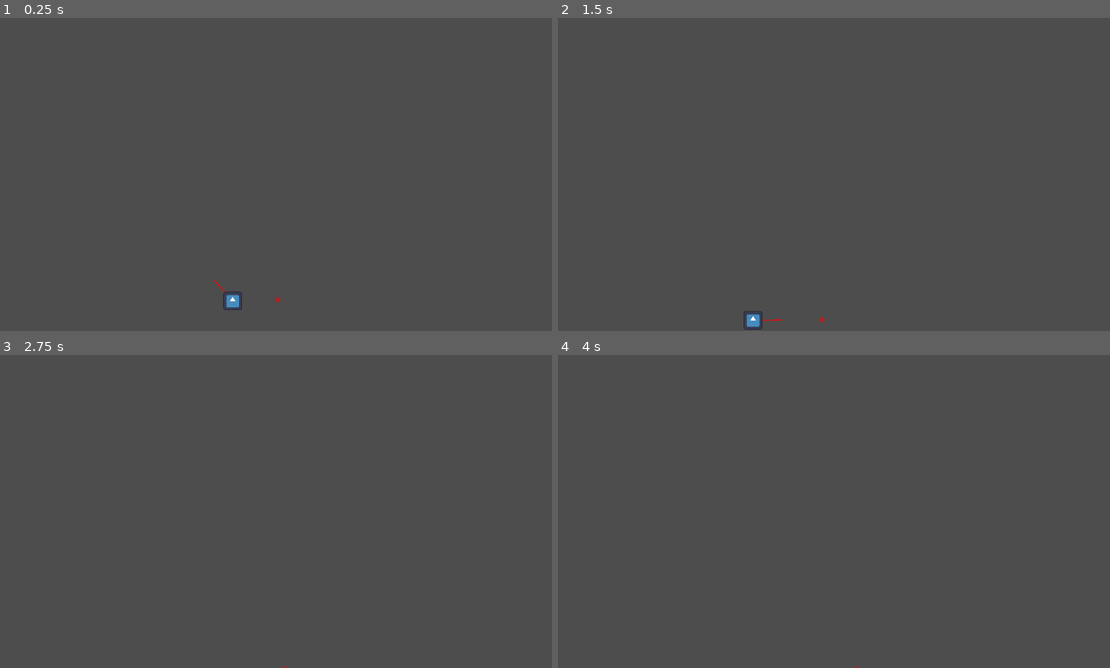
Above: before the commit, frames 1-4 (two rows, left to right).
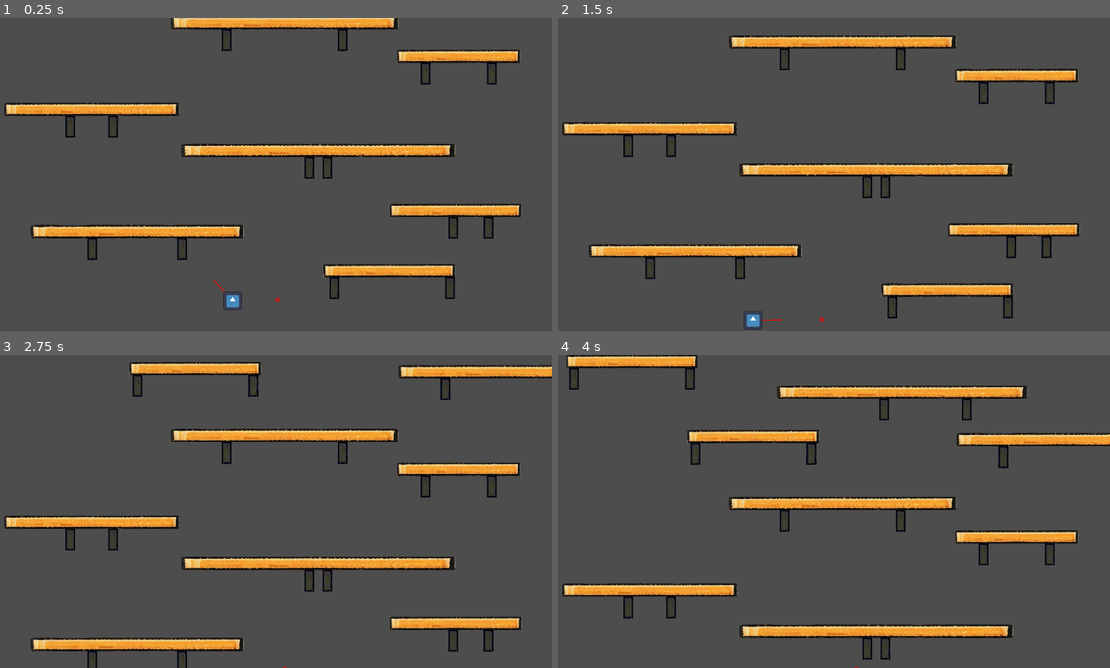
Above: after the commit, the same moments.

Repository: leogeier/ggj24-lasercats
Game: Godot game, scene res://main.tscn
Two runs of this game, one before a commit and one after it. Both use one fixed random seed, a clock stepped at 60 frames per second and the inputs below. The engine's default icon, where the game draws it, is replaced by a stand-in: a white triangle on a blue panel in a dark square.
Inputs (mouse positions are in pixels of both pictures, inside the frame that each line leads up to):
- Up to frame 1 (0.25 s): no input
- Up to frame 2 (1.5 s): tap Enter at 0.5 s; move the mouse to (861, 174) at 0.52 s; hold Up (ui_up) from 0.53 s (still down); move the mouse to (806, 174) at 1.27 s
- Up to frame 3 (2.75 s): keep holding Up (ui_up); move the mouse to (287, 505) at 2.02 s
- Up to frame 4 (4 s): keep holding Up (ui_up); move the mouse to (822, 517) at 2.77 s; move the mouse to (872, 514) at 3.52 s

The runs differ from the first frame. In frame 1, 11% of the frame differs, in the area x 0-95%, y 0-90%; in frame 2, 11%; in frame 3, 13%; in frame 4, 13%, in the area x 0-100%, y 0-98%.

Commit message:
shelves

Diff:
--- a/game/main.tscn
+++ b/game/main.tscn
@@ -9,20 +9,6 @@
 friction = 0.58
 
 [sub_resource type="WorldBoundaryShape2D" id="WorldBoundaryShape2D_3ysrg"]
-
-[sub_resource type="PhysicsMaterial" id="PhysicsMaterial_5ruui"]
-friction = 0.12
-
-[sub_resource type="RectangleShape2D" id="RectangleShape2D_2ywyu"]
-size = Vector2(420, 20)
-
-[sub_resource type="PhysicsMaterial" id="PhysicsMaterial_t6f1c"]
-rough = true
-
-[sub_resource type="CircleShape2D" id="CircleShape2D_f34vw"]
-
-[sub_resource type="RectangleShape2D" id="RectangleShape2D_r5jye"]
-size = Vector2(34, 112)
 
 [node name="Main" type="Node2D"]
 
@@ -41,131 +27,66 @@
 [node name="Laserpointer" parent="." instance=ExtResource("2_x85f1")]
 position = Vector2(1037, 972)
 
-[node name="StaticBody2D2" type="StaticBody2D" parent="."]
-position = Vector2(1532, 779)
-physics_material_override = SubResource("PhysicsMaterial_5ruui")
-
-[node name="StaticBody2D3" type="StaticBody2D" parent="."]
-position = Vector2(1808, 536)
-physics_material_override = SubResource("PhysicsMaterial_5ruui")
-
-[node name="CollisionShape2D" type="CollisionShape2D" parent="StaticBody2D3"]
-shape = SubResource("RectangleShape2D_2ywyu")
-
-[node name="StaticBody2D4" type="RigidBody2D" parent="."]
-position = Vector2(1249, 337)
-mass = 6.45
-physics_material_override = SubResource("PhysicsMaterial_5ruui")
-gravity_scale = 0.5
-
-[node name="CollisionShape2D" type="CollisionShape2D" parent="StaticBody2D4"]
-shape = SubResource("RectangleShape2D_2ywyu")
-
-[node name="StaticBody2D8" type="StaticBody2D" parent="."]
-position = Vector2(1283, 430)
-physics_material_override = SubResource("PhysicsMaterial_t6f1c")
-
-[node name="CollisionShape2D" type="CollisionShape2D" parent="StaticBody2D8"]
-position = Vector2(-129, -71)
-shape = SubResource("CircleShape2D_f34vw")
-
-[node name="CollisionShape2D2" type="CollisionShape2D" parent="StaticBody2D8"]
-position = Vector2(71, -71)
-shape = SubResource("CircleShape2D_f34vw")
-
-[node name="StaticBody2D9" type="RigidBody2D" parent="."]
-position = Vector2(718, 52)
-mass = 6.45
-physics_material_override = SubResource("PhysicsMaterial_5ruui")
-gravity_scale = 0.5
-
-[node name="CollisionShape2D" type="CollisionShape2D" parent="StaticBody2D9"]
-shape = SubResource("RectangleShape2D_2ywyu")
-
-[node name="StaticBody2D10" type="StaticBody2D" parent="."]
-position = Vector2(752, 145)
-physics_material_override = SubResource("PhysicsMaterial_t6f1c")
-
-[node name="CollisionShape2D" type="CollisionShape2D" parent="StaticBody2D10"]
-position = Vector2(-129, -71)
-shape = SubResource("CircleShape2D_f34vw")
-
-[node name="CollisionShape2D2" type="CollisionShape2D" parent="StaticBody2D10"]
-position = Vector2(71, -71)
-shape = SubResource("CircleShape2D_f34vw")
-
-[node name="StaticBody2D11" type="RigidBody2D" parent="."]
-position = Vector2(1344, -221)
-mass = 6.45
-physics_material_override = SubResource("PhysicsMaterial_5ruui")
-gravity_scale = 0.5
-
-[node name="CollisionShape2D" type="CollisionShape2D" parent="StaticBody2D11"]
-shape = SubResource("RectangleShape2D_2ywyu")
-
-[node name="StaticBody2D12" type="StaticBody2D" parent="."]
-position = Vector2(1378, -128)
-physics_material_override = SubResource("PhysicsMaterial_t6f1c")
-
-[node name="CollisionShape2D" type="CollisionShape2D" parent="StaticBody2D12"]
-position = Vector2(-129, -71)
-shape = SubResource("CircleShape2D_f34vw")
-
-[node name="CollisionShape2D2" type="CollisionShape2D" parent="StaticBody2D12"]
-position = Vector2(71, -71)
-shape = SubResource("CircleShape2D_f34vw")
-
-[node name="StaticBody2D13" type="RigidBody2D" parent="."]
-position = Vector2(720, -317)
-mass = 6.45
-physics_material_override = SubResource("PhysicsMaterial_5ruui")
-gravity_scale = 0.5
-
-[node name="CollisionShape2D" type="CollisionShape2D" parent="StaticBody2D13"]
-shape = SubResource("RectangleShape2D_2ywyu")
-
-[node name="StaticBody2D14" type="StaticBody2D" parent="."]
-position = Vector2(754, -224)
-physics_material_override = SubResource("PhysicsMaterial_t6f1c")
-
-[node name="CollisionShape2D" type="CollisionShape2D" parent="StaticBody2D14"]
-position = Vector2(-129, -71)
-shape = SubResource("CircleShape2D_f34vw")
-
-[node name="CollisionShape2D2" type="CollisionShape2D" parent="StaticBody2D14"]
-position = Vector2(71, -71)
-shape = SubResource("CircleShape2D_f34vw")
-
-[node name="StaticBody2D5" type="StaticBody2D" parent="."]
-position = Vector2(836, 547)
-physics_material_override = SubResource("PhysicsMaterial_5ruui")
-
-[node name="CollisionShape2D" type="CollisionShape2D" parent="StaticBody2D5"]
-shape = SubResource("RectangleShape2D_2ywyu")
-
-[node name="StaticBody2D6" type="StaticBody2D" parent="."]
-position = Vector2(363, 897)
-physics_material_override = SubResource("PhysicsMaterial_5ruui")
-
-[node name="CollisionShape2D" type="CollisionShape2D" parent="StaticBody2D6"]
-shape = SubResource("RectangleShape2D_2ywyu")
-
-[node name="StaticBody2D7" type="StaticBody2D" parent="."]
-position = Vector2(209, 769)
-rotation = 0.762398
-physics_material_override = SubResource("PhysicsMaterial_5ruui")
-
-[node name="CollisionShape2D" type="CollisionShape2D" parent="StaticBody2D7"]
-shape = SubResource("RectangleShape2D_2ywyu")
-
-[node name="RigidBody2D" type="RigidBody2D" parent="."]
-position = Vector2(986, 475)
-
-[node name="CollisionShape2D" type="CollisionShape2D" parent="RigidBody2D"]
-shape = SubResource("RectangleShape2D_r5jye")
-
 [node name="Camera" parent="." instance=ExtResource("3_l7hjo")]
 position = Vector2(1024, 540)
 
 [node name="Shelf" parent="." instance=ExtResource("4_p4kp4")]
 position = Vector2(1432, 872)
+side_offset = -9.009
+
+[node name="Shelf12" parent="." instance=ExtResource("4_p4kp4")]
+position = Vector2(1704, 664)
+peg_distance = 60.923
+side_offset = -52.252
+
+[node name="Shelf2" parent="." instance=ExtResource("4_p4kp4")]
+position = Vector2(552, 737)
+peg_distance = 155.068
+board_width = 1.618
+side_offset = 0.0
+
+[node name="Shelf3" parent="." instance=ExtResource("4_p4kp4")]
+position = Vector2(1177, 457)
+peg_distance = 30.968
+board_width = 2.08
+side_offset = 0.0
+
+[node name="Shelf4" parent="." instance=ExtResource("4_p4kp4")]
+position = Vector2(395, 315)
+peg_distance = 73.761
+board_width = 1.331
+side_offset = 0.0
+
+[node name="Shelf5" parent="." instance=ExtResource("4_p4kp4")]
+position = Vector2(1662, 132)
+peg_distance = 114.414
+board_width = 0.934
+side_offset = 0.0
+
+[node name="Shelf6" parent="." instance=ExtResource("4_p4kp4")]
+position = Vector2(753, -215)
+side_offset = 0.0
+
+[node name="Shelf7" parent="." instance=ExtResource("4_p4kp4")]
+position = Vector2(1347, -368)
+peg_distance = 142.23
+board_width = 1.904
+side_offset = -80.12
+
+[node name="Shelf8" parent="." instance=ExtResource("4_p4kp4")]
+position = Vector2(334, -474)
+side_offset = 0.0
+
+[node name="Shelf9" parent="." instance=ExtResource("4_p4kp4")]
+position = Vector2(954, -679)
+side_offset = 0.0
+
+[node name="Shelf10" parent="." instance=ExtResource("4_p4kp4")]
+position = Vector2(1061, 16)
+board_width = 1.728
+side_offset = 0.0
+
+[node name="Shelf11" parent="." instance=ExtResource("4_p4kp4")]
+position = Vector2(1816, -204)
+board_width = 1.596
+side_offset = 0.0
--- a/game/scenes/cat/cat.gd
+++ b/game/scenes/cat/cat.gd
@@ -6,7 +6,7 @@
 @export var just_landed_slowdown = 0.5
 @export var air_slowdown = 1.0
 @export var horizontal_deadzone = 30
-@export var jump_body_impulse_strength = 10000
+@export var jump_body_impulse_strength = 5000
 
 var last_laser_pointer_position = Vector2.ZERO
 var laser_pointer
--- a/game/scenes/shelf/Shelf.gd
+++ b/game/scenes/shelf/Shelf.gd
@@ -1,8 +1,20 @@
 @tool
 extends Node2D
 
-@export_range(50,250) var difficulty : float = 250:
+@export_range(25,500) var peg_distance : float = 200:
 	set(value):
-		difficulty = value
-		%"Right Peg".position.x = difficulty
-		%"Left Peg".position.x = -difficulty
+		peg_distance = value
+		%"Right Peg".position.x = peg_distance
+		%"Left Peg".position.x = -peg_distance
+
+@export_range(0.1, 5.0) var board_width: float = 1.0:
+	set(value):
+		board_width = value
+		$board/Modularshelf.scale.x = board_width * 0.266
+		$board/CollisionShape2D.scale.x = board_width
+
+@export_range(-200, 200) var side_offset: float = 0:
+	set(value):
+		side_offset = value
+		$board/Modularshelf.position.x = side_offset
+		$board/CollisionShape2D.position.x = side_offset
--- a/game/scenes/shelf/Shelf.tscn
+++ b/game/scenes/shelf/Shelf.tscn
@@ -1,41 +1,62 @@
-[gd_scene load_steps=6 format=3 uid="uid://dgd8s0xnbmy23"]
+[gd_scene load_steps=8 format=3 uid="uid://dgd8s0xnbmy23"]
 
 [ext_resource type="Script" path="res://scenes/shelf/Shelf.gd" id="1_hlisx"]
 [ext_resource type="Script" path="res://scenes/shelf/board.gd" id="2_mouh0"]
+[ext_resource type="Texture2D" uid="uid://btn5fat4oghme" path="res://scenes/assets/shelves/pag.png" id="3_3t0t4"]
+[ext_resource type="Texture2D" uid="uid://dljeps1dasj0s" path="res://scenes/assets/shelves/modularshelf.png" id="4_cb1ww"]
 
 [sub_resource type="PhysicsMaterial" id="PhysicsMaterial_a2aq4"]
 friction = 0.5
 
 [sub_resource type="RectangleShape2D" id="RectangleShape2D_bsq5f"]
-size = Vector2(500, 30)
+size = Vector2(456, 44)
 
-[sub_resource type="CircleShape2D" id="CircleShape2D_4vsns"]
+[sub_resource type="CapsuleShape2D" id="CapsuleShape2D_awuv4"]
+radius = 16.0
+height = 76.0
 
 [node name="Shelf" type="Node2D"]
 script = ExtResource("1_hlisx")
+side_offset = null
 
 [node name="board" type="RigidBody2D" parent="."]
 unique_name_in_owner = true
 collision_layer = 5
 collision_mask = 5
-mass = 0.6
+mass = 6.0
 physics_material_override = SubResource("PhysicsMaterial_a2aq4")
 gravity_scale = 0.5
 script = ExtResource("2_mouh0")
+
+[node name="Modularshelf" type="Sprite2D" parent="board"]
+scale = Vector2(0.265896, 0.265896)
+texture = ExtResource("4_cb1ww")
 
 [node name="CollisionShape2D" type="CollisionShape2D" parent="board"]
 shape = SubResource("RectangleShape2D_bsq5f")
 
 [node name="pegs" type="RigidBody2D" parent="."]
+modulate = Color(0.247059, 0.368627, 1, 1)
+position = Vector2(0, 8)
 lock_rotation = true
 freeze = true
 
+[node name="Left Peg" type="CollisionShape2D" parent="pegs"]
+unique_name_in_owner = true
+position = Vector2(-200, 52)
+shape = SubResource("CapsuleShape2D_awuv4")
+
+[node name="Pag" type="Sprite2D" parent="pegs/Left Peg"]
+position = Vector2(-3.05176e-05, 0)
+scale = Vector2(0.206061, 0.206061)
+texture = ExtResource("3_3t0t4")
+
 [node name="Right Peg" type="CollisionShape2D" parent="pegs"]
 unique_name_in_owner = true
-position = Vector2(200, 25)
-shape = SubResource("CircleShape2D_4vsns")
+position = Vector2(200, 52)
+shape = SubResource("CapsuleShape2D_awuv4")
 
-[node name="Left Peg" type="CollisionShape2D" parent="pegs"]
-unique_name_in_owner = true
-position = Vector2(-200, 25)
-shape = SubResource("CircleShape2D_4vsns")
+[node name="Pag" type="Sprite2D" parent="pegs/Right Peg"]
+position = Vector2(-3.05176e-05, 0)
+scale = Vector2(0.206061, 0.206061)
+texture = ExtResource("3_3t0t4")
Not shown: 1 places in game/main.tscn that only renumber resources
